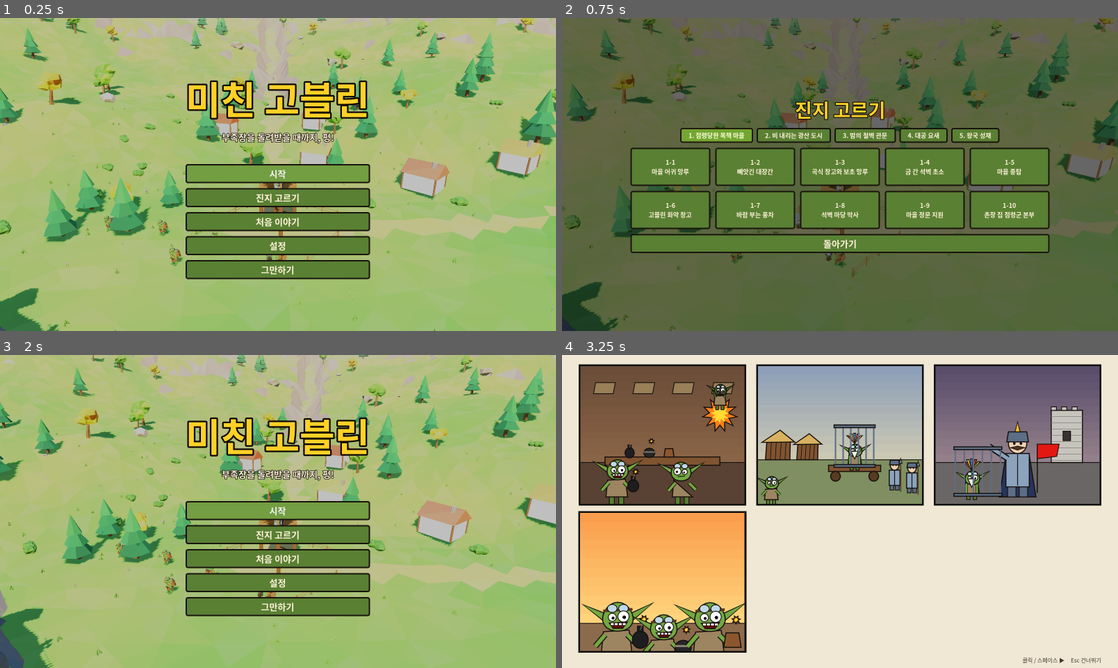
Above: before the commit, frames 1-4 (two rows, left to right).
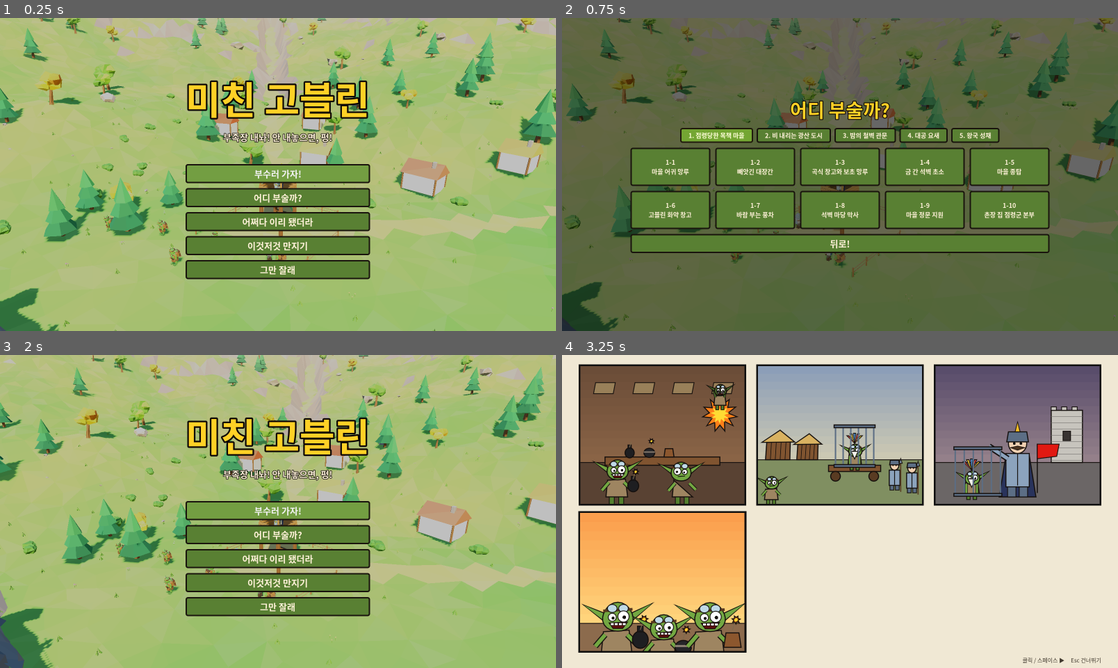
Above: after the commit, the same moments.

Repository: NeverB0re/mad-goblin-firebomb
Game: Godot game, scene res://scenes/main.tscn
Two runs of this game, one before a commit and one after it. Both use one fixed random seed, a clock stepped at 60 frames per second and the inputs below.
Inputs (mouse positions are in pixels of both pictures, inside the frame that each line leads up to):
- Up to frame 1 (0.25 s): no input
- Up to frame 2 (0.75 s): click (840, 196) at 0.5 s, where only the run before the commit has a clickable "진지 고르기"
- Up to frame 3 (2 s): click (278, 580) at 1.25 s, where only the run before the commit has a clickable "돌아가기"
- Up to frame 4 (3.25 s): click (840, 558) at 2 s, where only the run before the commit has a clickable "처음 이야기"; tap Enter (next_stage) at 2.75 s; move the mouse to (962, 495) at 2.77 s; hold D (move_right) from 2.78 s (still down); tap 1 (ammo_1) at 2.85 s; click (962, 495) at 2.92 s; tap Space at 3.02 s

The runs differ from the first frame. In frame 1, 1.3% of the frame differs, in the area x 39-61%, y 36-82%; in frame 2, 0.9%; in frame 3, 1.3%; in frame 4, nothing differs.

Commit message:
글자 대신 그림 HUD, 꼭 필요한 글은 고블린 말투
- 탄종·폭격대·최종 로켓·남은 탄을 그림(UiIcon) + ×개수로
- 메뉴·조작 안내·알림을 고블린 말투로

Co-Authored-By: Claude Opus 5.5 <noreply@anthropic.com>

Diff:
--- a/scripts/hud.gd
+++ b/scripts/hud.gd
@@ -1,10 +1,11 @@
 class_name Hud
 extends CanvasLayer
-## 화면 중앙의 작은 점, 스테이지 번호, 탄약. 목표 문구·포물선·낙하 지점은 보여 주지 않는다
+## 화면 중앙의 작은 점, 스테이지 번호, 탄약(그림 + 개수). 목표 문구·포물선·낙하 지점은 보여 주지 않는다
 ## (무엇을 해야 할지는 재질과 직접 던져 보며 알아낸다). 조작 안내는 첫 투척 뒤 사라진다.
 
 var _title: Label
-var _ammo: Label
+## 탄약 줄: 탄종 그림, 숫자 키, 남은 개수 (글자 대신 그림)
+var _ammo: HBoxContainer
 var _banner: Label
 var _sub: Label
 var _toast: Label
@@ -57,10 +58,12 @@
 	root.add_child(_targets)
 	_place(_targets, Vector4(0, 0, 0, 0), Vector4(26, 56, 400, 90))
 
-	_ammo = _label(root, 22)
-	_ammo.horizontal_alignment = HORIZONTAL_ALIGNMENT_RIGHT
-	_ammo.vertical_alignment = VERTICAL_ALIGNMENT_BOTTOM
-	_place(_ammo, Vector4(1, 1, 1, 1), Vector4(-600, -140, -24, -20))
+	_ammo = HBoxContainer.new()
+	_ammo.alignment = BoxContainer.ALIGNMENT_END
+	_ammo.add_theme_constant_override("separation", 6)
+	_ammo.mouse_filter = Control.MOUSE_FILTER_IGNORE
+	root.add_child(_ammo)
+	_place(_ammo, Vector4(1, 1, 1, 1), Vector4(-700, -112, -24, -20))
 
 	_help = _label(root, 15)
 	_help.vertical_alignment = VERTICAL_ALIGNMENT_BOTTOM
@@ -144,16 +147,46 @@
 func _refresh_ammo() -> void:
 	if not is_instance_valid(_stage):
 		return
-	var lines := PackedStringArray()
+	for c in _ammo.get_children():
+		c.queue_free()
 	for i in _stage.ammo_slots.size():
 		var slot: Dictionary = _stage.ammo_slots[i]
-		var mark := "▶ " if i == _stage.current_slot else "   "
-		lines.append("%s%d  %s  × %d" % [mark, i + 1, slot.type.display_name, slot.count])
+		_ammo.add_child(_ammo_cell(UiIcon.of_ammo(slot.type.kind), slot.count, str(i + 1), i == _stage.current_slot))
 	if _stage.bombers_total > 0:
-		lines.append("%s  × %d" % [Texts.t("bombers_left"), _stage.bombers_left()])
+		_ammo.add_child(_ammo_cell("bomber", _stage.bombers_left(), "", false))
 	if _stage.button_ready():
-		lines.append("%s  × 1" % Texts.t("rocket_ready"))
-	_ammo.text = "\n".join(lines)
+		_ammo.add_child(_ammo_cell("rocket", 1, "E", false))
+
+
+## 탄약 한 칸: 위에 숫자 키, 가운데 그림, 아래 ×개수. 고른 칸은 밝은 판 위에 크게, 다 쓴 칸은 흐리게.
+func _ammo_cell(icon_kind: String, count: int, key: String, selected: bool) -> Control:
+	var cell := PanelContainer.new()
+	cell.mouse_filter = Control.MOUSE_FILTER_IGNORE
+	var bg := StyleBoxFlat.new()
+	bg.bg_color = Color(1.0, 0.85, 0.35, 0.35) if selected else Color(0, 0, 0, 0.25)
+	bg.border_color = Color(1.0, 0.85, 0.35) if selected else Color(0, 0, 0, 0)
+	bg.set_border_width_all(3 if selected else 0)
+	bg.set_corner_radius_all(10)
+	bg.set_content_margin_all(4)
+	cell.add_theme_stylebox_override("panel", bg)
+	var col := VBoxContainer.new()
+	col.add_theme_constant_override("separation", -4)
+	col.mouse_filter = Control.MOUSE_FILTER_IGNORE
+	cell.add_child(col)
+	var top := _label(col, 14)
+	top.text = key
+	top.horizontal_alignment = HORIZONTAL_ALIGNMENT_CENTER
+	top.modulate = Color(1, 1, 1, 0.7)
+	var icon := UiIcon.make(icon_kind, 56.0 if selected else 44.0)
+	icon.size_flags_horizontal = Control.SIZE_SHRINK_CENTER
+	col.add_child(icon)
+	var n := _label(col, 22 if selected else 18)
+	n.text = "×%d" % count
+	n.horizontal_alignment = HORIZONTAL_ALIGNMENT_CENTER
+	if count <= 0:
+		cell.modulate = Color(1, 1, 1, 0.35)
+	cell.size_flags_vertical = Control.SIZE_SHRINK_END
+	return cell
 
 
 func _refresh_targets() -> void:
--- a/scripts/result_screen.gd
+++ b/scripts/result_screen.gd
@@ -249,8 +249,15 @@
 	smash.scale = Vector2.ONE * 2.6
 	_tween().tween_property(smash, "scale", Vector2.ONE, 0.22).set_trans(Tween.TRANS_BACK).set_ease(Tween.EASE_OUT)
 	await _wait_real(0.45)
-	var left := _label("%s  %d" % [Texts.t("ammo_left"), stage.total_ammo()], 26, Color(1, 1, 1))
+	# 남은 탄: 폭탄 그림 + 개수
+	var left := HBoxContainer.new()
+	left.alignment = BoxContainer.ALIGNMENT_CENTER
+	left.mouse_filter = Control.MOUSE_FILTER_IGNORE
+	_root.add_child(left)
 	_place(left, Vector4(0, 0.62, 1, 0.7))
+	left.add_child(UiIcon.make("he", 40.0))
+	var n := _label("×%d" % stage.total_ammo(), 30, Color(1, 1, 1))
+	n.reparent(left)
 	_buttons([Texts.t("next"), Texts.t("retry") + " (R)"])
 	_ready_for_input = true
 
--- a/scripts/stage.gd
+++ b/scripts/stage.gd
@@ -1077,7 +1077,7 @@
 	stars.emitting = true
 	Fx.free_after(stars, 2.0)
 	Fx.flash(self, c.chest(), 5.0, 8.0, 0.4)
-	toast.emit(Texts.t("kill_one") % commanders_left())
+	toast.emit(Texts.t("kill_one"))
 	if Engine.time_scale != 1.0 and Engine.time_scale != 0.05:
 		return
 	Engine.time_scale = 0.3
--- a/scripts/texts.gd
+++ b/scripts/texts.gd
@@ -1,55 +1,54 @@
 class_name Texts
 extends RefCounted
 ## 화면 문구 모음 (나중에 번역하기 쉽게 한 파일에 모은다).
-## 고블린 외침은 짧게, 설정·탄 이름은 평범하고 정확하게, 실패 문구는 원인을 정확히 가리킨다.
+## 화면 글자는 최소로: 탄종·남은 탄·폭격대는 그림(UiIcon)으로 보여 주고, 꼭 글로 적어야 하는 것(메뉴, 조작, 실패 원인)은
+## 고블린 말투로 짧게 적는다. 실패 문구는 원인을 정확히 가리킨다.
 
 const T := {
 	# 고블린 외침
-	"start": "공격!",
-	"continue": "계속 공격!",
-	"quit": "후퇴!",
-	"retry": "다시 공격!",
+	"start": "부숴라!",
+	"continue": "계속 부숴라!",
+	"quit": "튀어!",
+	"retry": "다시 던져!",
 	"next": "다음 진지로!",
-	"last_shot": "마지막 한 방!",
+	"last_shot": "마지막 한 방이다!",
 	"win": "박살!",
 	"fail_ammo": "폭탄을 다 썼잖아!!",
 	"fail_messenger": "전령이 도착했잖아!!",
 	"fail_stuck": "이 폭탄으로는 더 못 깨잖아!!",
-	"kill_one": "하나 박살! 남은 지휘관 %d",
+	"kill_one": "하나 박살!",
 	"button_fire": "발사!!!",
-	"button_locked": "발리스타가 남아 있다! 안전장치가 안 풀린다",
-	# 메뉴
+	"button_locked": "꼬챙이 쏘는 놈(발리스타)부터 부숴! 단추가 꿈쩍 안 해",
+	# 메뉴 (그림으로 바꾸기 애매한 것은 고블린 말투로)
 	"game_title": "미친 고블린",
-	"game_subtitle": "부족장을 돌려받을 때까지, 펑!",
-	"menu_start": "시작",
-	"menu_continue": "이어서 공격",
-	"menu_select": "진지 고르기",
-	"menu_opening": "처음 이야기",
-	"menu_settings": "설정",
-	"menu_quit": "그만하기",
-	"menu_back": "돌아가기",
-	"menu_resume": "계속",
-	"menu_restart": "다시 공격",
-	"menu_title": "처음 화면으로",
-	"paused": "잠깐!",
-	"locked": "잠김",
-	"best_left": "최고: 탄 %d발 남김",
-	"set_sens": "마우스 감도",
-	"set_volume": "소리 크기",
-	"set_fullscreen": "전체 화면",
-	# 평범한 안내
-	"empty_slot": "이 탄은 다 썼다",
-	"rocket_shot_down": "글라이더가 발리스타에 맞았다!!",
-	"bombers_left": "대기 중인 폭격대",
-	"rocket_ready": "최종 로켓",
-	"press_button": "E  발사 버튼 누르기",
-	"skip_intro": "아무 키나 누르면 건너뛰기",
-	"ammo_left": "남은 탄",
-	"any_key": "아무 키나 누르면 계속",
-	"help": "WASD 이동 · 마우스 시점 · 좌클릭 누름 와인드업 / 뗌 투척 · 우클릭 4배 줌 / 투척 취소 · 1~5·휠 탄종 · R 재시작 · Esc 잠깐",
+	"game_subtitle": "부족장 내놔! 안 내놓으면, 펑!",
+	"menu_start": "부수러 가자!",
+	"menu_continue": "계속 부수자!",
+	"menu_select": "어디 부술까?",
+	"menu_opening": "어쩌다 이리 됐더라",
+	"menu_settings": "이것저것 만지기",
+	"menu_quit": "그만 잘래",
+	"menu_back": "뒤로!",
+	"menu_resume": "다시 던지자!",
+	"menu_restart": "처음부터 다시!",
+	"menu_title": "첫 화면으로 도망!",
+	"paused": "잠깐! 숨 좀 돌리자",
+	"locked": "아직 꽁꽁",
+	"best_left": "제일 잘했을 때 %d발 남김",
+	"set_sens": "눈알 굴리는 빠르기",
+	"set_volume": "쾅! 소리 크기",
+	"set_fullscreen": "화면 꽉 채우기",
+	# 짧은 알림
+	"empty_slot": "그건 다 던졌어!",
+	"rocket_shot_down": "으악! 글라이더가 꼬챙이에 맞았다!!",
+	"press_button": "E  빨간 단추 꾸욱!",
+	"skip_intro": "아무거나 누르면 건너뛰기",
+	"any_key": "아무거나 눌러!",
+	"help": "WASD 걷기 · 마우스 두리번 · 왼쪽 꾹 = 힘 모으기, 떼면 휙! · 오른쪽 = 눈 크게 / 그만 · 1~5·휠 폭탄 바꾸기 · R 다시 · Esc 잠깐",
 	"opening_hint": "클릭 / 스페이스 ▶     Esc 건너뛰기",
 }
 
 
+
 static func t(key: String) -> String:
 	return T.get(key, key)
--- /dev/null
+++ b/scripts/ui_icon.gd
@@ -0,0 +1,105 @@
+class_name UiIcon
+extends Control
+## 글자 대신 쓰는 작은 그림 (탄종, 폭격대, 최종 로켓, 남은 탄).
+## 모두 코드로 그린다: 48×48 칸 기준 좌표를 크기에 맞춰 늘린다.
+
+## he, fire, oil, flare, paint, bomber, rocket
+var kind := "he"
+
+
+static func make(p_kind: String, px := 48.0) -> UiIcon:
+	var i := UiIcon.new()
+	i.kind = p_kind
+	i.custom_minimum_size = Vector2(px, px)
+	i.size = Vector2(px, px)
+	i.mouse_filter = Control.MOUSE_FILTER_IGNORE
+	return i
+
+
+## 탄종 → 그림 이름
+static func of_ammo(kind_id: int) -> String:
+	match kind_id:
+		AmmoType.Kind.FIRE:
+			return "fire"
+		AmmoType.Kind.OIL:
+			return "oil"
+		AmmoType.Kind.FLARE:
+			return "flare"
+		AmmoType.Kind.PAINT:
+			return "paint"
+	return "he"
+
+
+func _draw() -> void:
+	var k := size.x / 48.0
+	draw_set_transform(Vector2.ZERO, 0.0, Vector2(k, k))
+	var ink := Color(0.05, 0.04, 0.03)
+	match kind:
+		"he":
+			# 까만 쇠공 + 쇠 꼭지 + 꼬인 심지 + 불똥
+			draw_circle(Vector2(22, 29), 15.5, ink)
+			draw_circle(Vector2(22, 29), 14, Color(0.13, 0.13, 0.15))
+			draw_circle(Vector2(16, 23), 4, Color(0.42, 0.42, 0.48))
+			draw_rect(Rect2(18, 11, 9, 6), Color(0.55, 0.5, 0.42))
+			draw_polyline(PackedVector2Array([Vector2(22, 11), Vector2(25, 6), Vector2(30, 7), Vector2(33, 3)]), Color(0.85, 0.75, 0.5), 2.5)
+			_spark(Vector2(35, 3), 6.0)
+		"fire":
+			# 불룩한 질항아리 + 밧줄 + 천 마개에서 솟는 불길
+			var jar := PackedVector2Array()
+			for i in 20:
+				var a := TAU * i / 20.0
+				jar.append(Vector2(24 + cos(a) * 15, 31 + sin(a) * 13))
+			draw_colored_polygon(jar, Color(0.66, 0.34, 0.16))
+			draw_polyline(jar + PackedVector2Array([jar[0]]), ink, 2.0)
+			draw_rect(Rect2(18, 14, 12, 7), Color(0.66, 0.34, 0.16))
+			draw_line(Vector2(9, 31), Vector2(39, 31), Color(0.88, 0.76, 0.48), 3.0)
+			draw_line(Vector2(13, 38), Vector2(35, 38), Color(0.88, 0.76, 0.48), 2.0)
+			draw_colored_polygon(PackedVector2Array([Vector2(16, 15), Vector2(20, 4), Vector2(24, 10), Vector2(27, 1), Vector2(32, 15)]), Color(1.0, 0.45, 0.08))
+			draw_colored_polygon(PackedVector2Array([Vector2(20, 15), Vector2(23, 8), Vector2(26, 12), Vector2(28, 15)]), Color(1.0, 0.85, 0.3))
+		"oil":
+			# 갈색 단지 + 끈 마개 + 흘러내린 검은 기름 방울
+			draw_colored_polygon(PackedVector2Array([Vector2(14, 18), Vector2(34, 18), Vector2(38, 40), Vector2(10, 40)]), Color(0.5, 0.31, 0.17))
+			draw_rect(Rect2(18, 10, 12, 8), Color(0.5, 0.31, 0.17))
+			draw_rect(Rect2(19, 6, 10, 5), Color(0.75, 0.62, 0.4))
+			draw_colored_polygon(PackedVector2Array([Vector2(28, 20), Vector2(32, 20), Vector2(34, 30), Vector2(30, 34), Vector2(27, 29)]), Color(0.08, 0.06, 0.04))
+			draw_circle(Vector2(30, 44), 3, Color(0.08, 0.06, 0.04))
+		"flare":
+			# 비스듬한 종이 통 + 끝에서 터지는 밝은 별
+			draw_set_transform(Vector2(24 * k, 28 * k), -0.6, Vector2(k, k))
+			draw_rect(Rect2(-4, -2, 8, 22), Color(0.93, 0.86, 0.6))
+			draw_rect(Rect2(-4, 6, 8, 3), Color(0.3, 0.24, 0.18))
+			draw_set_transform(Vector2.ZERO, 0.0, Vector2(k, k))
+			_spark(Vector2(19, 13), 12.0, Color(1.0, 0.97, 0.8))
+		"paint":
+			# 물감 철퍽
+			var c := Fx.PAINT_COLOR
+			draw_circle(Vector2(24, 26), 12, c)
+			for i in 7:
+				var a := TAU * i / 7.0 + 0.3
+				draw_circle(Vector2(24, 26) + Vector2(cos(a), sin(a)) * (14 + (i % 3) * 3), 3.5 - (i % 2), c)
+			draw_circle(Vector2(20, 22), 3, Color(1, 1, 1, 0.5))
+		"bomber":
+			# 삼각 글라이더 날개 아래 매달린 고블린과 폭탄
+			draw_colored_polygon(PackedVector2Array([Vector2(4, 22), Vector2(24, 8), Vector2(44, 22), Vector2(24, 17)]), Color(0.86, 0.8, 0.66))
+			draw_polyline(PackedVector2Array([Vector2(4, 22), Vector2(24, 8), Vector2(44, 22), Vector2(24, 17), Vector2(4, 22)]), ink, 2.0)
+			draw_line(Vector2(24, 17), Vector2(24, 26), ink, 2.0)
+			draw_circle(Vector2(24, 29), 5, Color(0.4, 0.62, 0.25))
+			draw_circle(Vector2(24, 39), 7, Color(0.13, 0.13, 0.15))
+		"rocket":
+			# 빨간 거대 로켓
+			draw_colored_polygon(PackedVector2Array([Vector2(24, 2), Vector2(32, 14), Vector2(32, 36), Vector2(16, 36), Vector2(16, 14)]), Color(0.85, 0.15, 0.1))
+			draw_colored_polygon(PackedVector2Array([Vector2(16, 26), Vector2(8, 40), Vector2(16, 36)]), Color(0.6, 0.6, 0.65))
+			draw_colored_polygon(PackedVector2Array([Vector2(32, 26), Vector2(40, 40), Vector2(32, 36)]), Color(0.6, 0.6, 0.65))
+			draw_circle(Vector2(24, 18), 3.5, Color(0.95, 0.9, 0.8))
+			draw_colored_polygon(PackedVector2Array([Vector2(18, 37), Vector2(24, 47), Vector2(30, 37)]), Color(1.0, 0.6, 0.1))
+	draw_set_transform(Vector2.ZERO, 0.0, Vector2.ONE)
+
+
+## 별 모양 불똥
+func _spark(at: Vector2, r: float, col := Color(1.0, 0.8, 0.25)) -> void:
+	var pts := PackedVector2Array()
+	for i in 16:
+		var a := TAU * i / 16.0
+		pts.append(at + Vector2(cos(a), sin(a)) * (r if i % 2 == 0 else r * 0.4))
+	draw_colored_polygon(pts, col)
+	draw_circle(at, r * 0.25, Color(1, 1, 0.9))
Not shown, added: scripts/ui_icon.gd.uid
